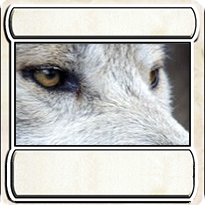
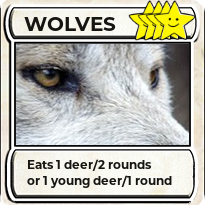
Before/after of a 205px x 205px layered artwork. What changed in the layer stack:
added layer "Layer 4 #1" above "WOLVES" over [128, 0, 195, 41]
added layer "WOLVES" above "Eats 1 deer/2 rounds ..." over [24, 17, 116, 31]
added layer "Eats 1 deer/2 rounds ..." above "Background" over [27, 159, 172, 188]
